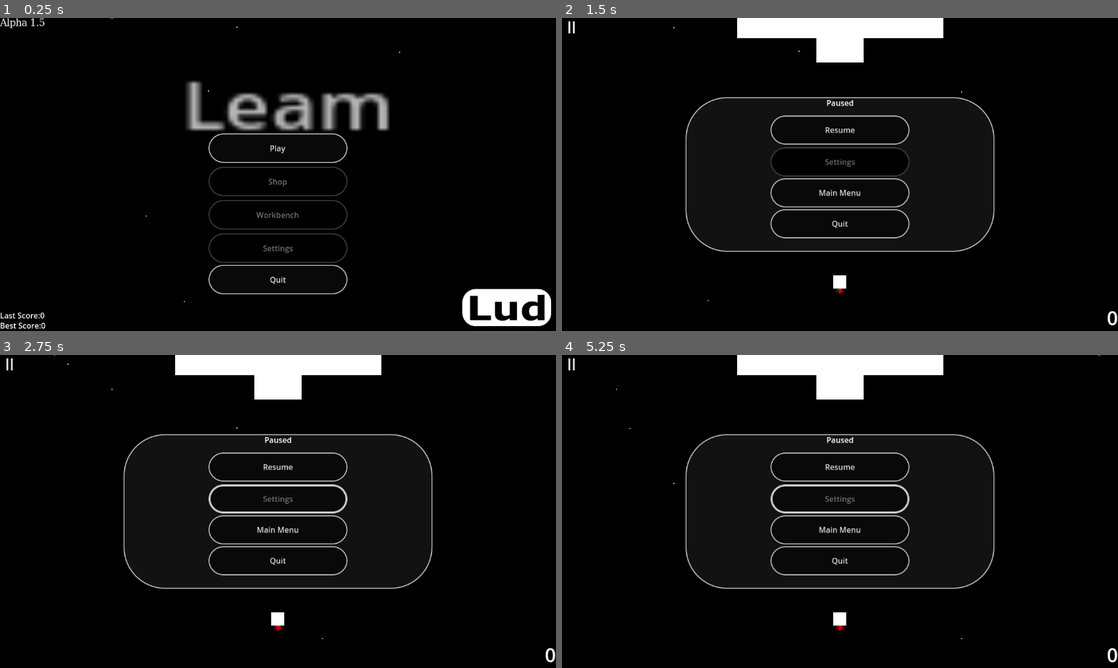
Above: before the commit, frames 1-4 (two rows, left to right).
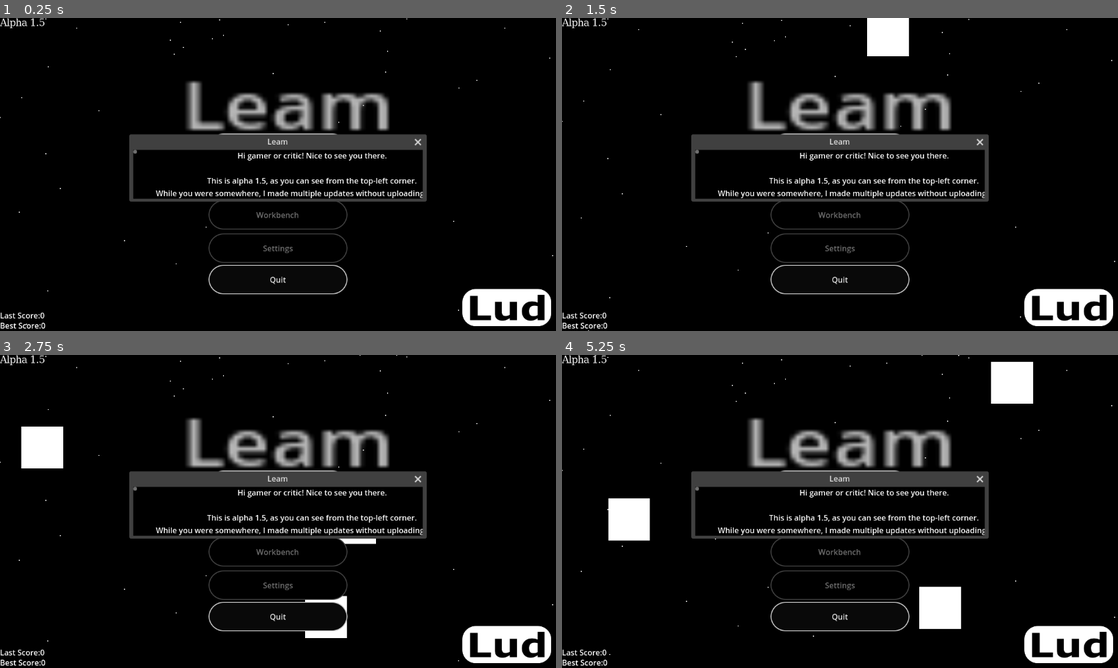
Above: after the commit, the same moments.

Repository: krispysauce098/leam
Game: Godot game, scene res://scenes/game.tscn
The game is run twice, just before and just after one commit, with the same random seed, the same clock (stepped at 60 frames per second) and the same inputs.
Inputs (mouse positions are in pixels of both pictures, inside the frame that each line leads up to):
- Up to frame 1 (0.25 s): no input
- Up to frame 2 (1.5 s): click "Play" at 0.5 s; click (573, 27) at 1.25 s, where only the run before the commit has a clickable "="
- Up to frame 3 (2.75 s): click (278, 486) at 2 s, where only the run after the commit has a clickable "Play"
- Up to frame 4 (5.25 s): hold Right (move-right) 2.78-3.53 s; hold Down (move-down) 3.53-4.28 s; hold Right (move-right) 4.28-5.03 s; hold Up (move-up) from 5.03 s (still down)

The runs differ from the first frame. In frame 1, 4.7% of the frame differs, in the area x 0-100%, y 0-98%; in frame 2, 14%; in frame 3, 16%; in frame 4, 17%, in the area x 0-100%, y 0-100%.

Commit message:
Final 1.5

Diff:
--- a/scenes/asteroid.tscn
+++ b/scenes/asteroid.tscn
@@ -1,6 +1,7 @@
-[gd_scene load_steps=4 format=3 uid="uid://61xv3x7of50a"]
+[gd_scene load_steps=5 format=3 uid="uid://61xv3x7of50a"]
 
 [ext_resource type="Script" path="res://scripts/asteroid.gd" id="1_ujdbn"]
+[ext_resource type="Texture2D" uid="uid://b7p1yan278t25" path="res://assets/textures/easterbunnyeggys/bossy.png" id="2_0vsw7"]
 
 [sub_resource type="CanvasTexture" id="CanvasTexture_meslj"]
 
@@ -25,4 +26,10 @@
 position = Vector2(-4.76837e-07, -7.15256e-07)
 scale = Vector2(6.54897, 6.54897)
 
+[node name="Sprite2" type="Sprite2D" parent="."]
+visible = false
+position = Vector2(0, 6)
+scale = Vector2(1.42177, 1.42177)
+texture = ExtResource("2_0vsw7")
+
 [connection signal="screen_exited" from="Notifier" to="." method="_on_notifier_screen_exited"]
--- a/scenes/game.tscn
+++ b/scenes/game.tscn
@@ -1,16 +1,18 @@
-[gd_scene load_steps=16 format=3 uid="uid://bus7uxnallepi"]
+[gd_scene load_steps=17 format=3 uid="uid://bus7uxnallepi"]
 
 [ext_resource type="Script" path="res://scripts/main.gd" id="1_2362y"]
 [ext_resource type="PackedScene" uid="uid://ci4crteo4oo8f" path="res://scenes/fox_43.tscn" id="2_lhrow"]
 [ext_resource type="PackedScene" uid="uid://cak16c1nl07jn" path="res://scenes/player.tscn" id="3_855v3"]
 [ext_resource type="Script" path="res://scripts/f43mt.gd" id="4_s1edv"]
 [ext_resource type="PackedScene" uid="uid://cgdxocgnnbf1v" path="res://scenes/hud.tscn" id="5_eiod0"]
+[ext_resource type="AudioStream" uid="uid://dm0cj1miidohj" path="res://sounds/laser.wav" id="5_hrdlc"]
 [ext_resource type="PackedScene" uid="uid://blfgm1mr560o6" path="res://scenes/hud2.tscn" id="6_d4mlq"]
 [ext_resource type="AudioStream" uid="uid://cnv10fsuxl3kq" path="res://sounds/playercrushed.wav" id="6_hijle"]
 [ext_resource type="PackedScene" uid="uid://61xv3x7of50a" path="res://scenes/asteroid.tscn" id="7_jyr4k"]
 [ext_resource type="AudioStream" uid="uid://qdlymguaulqu" path="res://sounds/blasted.wav" id="7_xud54"]
 [ext_resource type="Shader" uid="uid://chnp7vff54xnu" path="res://shaders/rocketparticle.tres" id="9_aiq70"]
 [ext_resource type="PackedScene" uid="uid://b03vymllo0eva" path="res://scenes/pausemenu.tscn" id="10_vvo28"]
+[ext_resource type="PackedScene" uid="uid://c3m305c0dk8u1" path="res://scenes/welcomepopup.tscn" id="13_1i1wt"]
 
 [sub_resource type="Curve2D" id="Curve2D_t8p54"]
 _data = {
@@ -20,8 +22,6 @@
 
 [sub_resource type="ShaderMaterial" id="ShaderMaterial_mgiaq"]
 shader = ExtResource("9_aiq70")
-
-[sub_resource type="AudioStreamGenerator" id="AudioStreamGenerator_boire"]
 
 [sub_resource type="Gradient" id="Gradient_wcpsu"]
 colors = PackedColorArray(1, 1, 1, 1, 0, 0, 0, 0)
@@ -72,7 +72,7 @@
 [node name="Fox43" parent="." instance=ExtResource("2_lhrow")]
 
 [node name="Blast" type="AudioStreamPlayer" parent="Fox43"]
-stream = SubResource("AudioStreamGenerator_boire")
+stream = ExtResource("5_hrdlc")
 
 [node name="Player" parent="." instance=ExtResource("3_855v3")]
 position = Vector2(576, 547)
@@ -131,14 +131,21 @@
 
 [node name="Stars" type="CPUParticles2D" parent="."]
 position = Vector2(576, 0)
-lifetime = 10.0
-preprocess = 48.65
+amount = 200
+lifetime = 500.0
+preprocess = 500.0
+randomness = 1.0
 emission_shape = 3
 emission_rect_extents = Vector2(600, 1)
 spread = 0.0
-gravity = Vector2(0, 20)
+gravity = Vector2(0, 0.1)
 scale_amount_min = 2.0
 scale_amount_max = 2.0
+
+[node name="HFTP" parent="." instance=ExtResource("13_1i1wt")]
+size = Vector2i(600, 101)
+wrap_controls = false
+popup_window = true
 
 [connection signal="area_entered" from="Fox43" to="." method="_on_fox_43_area_entered"]
 [connection signal="body_entered" from="Fox43" to="." method="_on_fox_43_body_entered"]
@@ -155,3 +162,4 @@
 [connection signal="menu_press" from="UI/HUD/PauseMenu" to="." method="_on_menu_press"]
 [connection signal="quit_press" from="UI/HUD/PauseMenu" to="." method="_on_pause_menu_quit_press"]
 [connection signal="resume_press" from="UI/HUD/PauseMenu" to="UI/HUD" method="_on_pause_menu_resume_press"]
+[connection signal="close_requested" from="HFTP" to="." method="_on_hftp_close_requested"]
--- a/scenes/hud2.tscn
+++ b/scenes/hud2.tscn
@@ -26,14 +26,16 @@
 anchor_top = 1.0
 anchor_right = 1.0
 anchor_bottom = 1.0
-offset_left = -317.0
-offset_top = -23.0
+offset_left = -322.0
+offset_top = -171.0
+offset_right = -5.0
 grow_horizontal = 0
 grow_vertical = 0
 theme_override_font_sizes/font_size = 40
 text = "The Wind and the Flowers are as Gay as ?"
 horizontal_alignment = 2
 vertical_alignment = 2
+autowrap_mode = 3
 
 [node name="pause" type="Button" parent="."]
 offset_left = -19.0
--- /dev/null
+++ b/scenes/welcomepopup.tscn
@@ -0,0 +1,30 @@
+[gd_scene format=3 uid="uid://c3m305c0dk8u1"]
+
+[node name="HFTP" type="Window"]
+mode = 2
+title = "Leam"
+initial_position = 1
+size = Vector2i(759, 283)
+wrap_controls = true
+
+[node name="VScrollBar" type="VScrollBar" parent="."]
+offset_right = 8.0
+offset_bottom = 8.0
+page = 2.0
+
+[node name="Label" type="Label" parent="."]
+offset_right = 571.0
+offset_bottom = 101.0
+text = "Hi gamer or critic! Nice to see you there.
+
+This is alpha 1.5, as you can see from the top-left corner.
+While you were somewhere, I made multiple updates without uploading it on itch.io
+I don't have to talk about those, for now.
+
+I tried my best for this update but there are some bugs that I noticed but didn't know how to fix.
+The graphics too are all squares, feel free to blame me. I am bad at drawing.
+I tried to make it look nice with the particles.
+
+Thanks for reading and enjoy this boring game :)
+"
+horizontal_alignment = 1
--- a/scripts/asteroid.gd
+++ b/scripts/asteroid.gd
@@ -2,3 +2,21 @@
 
 func _on_notifier_screen_exited():
 	queue_free()
+
+func _ready():
+	var china: int = 50 #randi_range(1, 110)
+	if china == 50:
+		$Sprite.visible = false
+		$Sprite2.visible = true
+	if china == 69:
+		$Sprite.visible = false
+		$Sprite2.visible = true
+	if china == 110:
+		$Sprite.visible = false
+		$Sprite2.visible = true
+	if china == 10:
+		$Sprite.visible = false
+		$Sprite2.visible = true
+	else:
+		$Sprite.visible = true
+		$Sprite2.visible = false
--- a/scripts/main.gd
+++ b/scripts/main.gd
@@ -70,9 +70,9 @@
 	$RPEmitter.emitting = true
 	$Fox43AttackTimer.start()
 	$Fox43AttackTimer/Fox43ReadyTimer.wait_time = $Fox43AttackTimer.wait_time / 3 / 0.75
-	$Fox43AttackTimer/Fox43ReadyTimer.start()
 	$ScoreTimer.start()
 	$SpawnTimer.wait_time = randf_range(0.5, 1)
+	$Fox43AttackTimer/Fox43ReadyTimer.start
 	print("Fox43AttackTimer started")
 	print("Fox43ReadyTimer started")
 	$Fox43/rady.visible = true
@@ -95,6 +95,7 @@
 	$ScoreTimer.paused = true
 	$SpawnTimer.paused = true
 	$RPEmitter.speed_scale = 0
+	$Stars.speed_scale = 0
 	get_tree().call_group("asteroid", "set_linear_velocity", Vector2(0, 0))
 
 func resume():
@@ -109,6 +110,7 @@
 	$ScoreTimer.paused = false
 	$SpawnTimer.paused = false
 	$RPEmitter.speed_scale = 64
+	$Stars.speed_scale = 1
 	get_tree().call_group("asteroid", "set_linear_velocity", Vector2(0, 435))
 
 func setting_menu():
@@ -144,7 +146,6 @@
 	$Fox43AttackTimer.start()
 	$Fox43AttackTimer/Fox43ReadyTimer.wait_time = $Fox43AttackTimer.wait_time / 3 / 0.75
 	$Fox43AttackTimer/Fox43ReadyTimer.start()
-	$Fox43AttackTimer/Fox43LaserTimer.wait_time = $Fox43AttackTimer.wait_time / 3
 	print("Fox43MoveTimer started")
 	print("Fox43ReadyTimer started")
 	$Fox43/rady.visible = true
@@ -181,6 +182,7 @@
 				$BlastedDebris.emitting = true
 			else:
 				$BlastedDebris.emitting = false
+			$Player/Blasted.playing = true
 			playing = false
 			await get_tree().create_timer(randf_range(1, 1.5)).timeout
 			gameover(1, "Player got blinded by a mini death star")
@@ -209,6 +211,7 @@
 
 	var velocity = Vector2(435.0, 0.0)
 	asteroid.linear_velocity = velocity.rotated(directon)
+
 
 	add_child(asteroid)
 
@@ -249,3 +252,7 @@
 
 func _on_main_menu_quit_press():
 	get_tree().quit()
+
+
+func _on_hftp_close_requested():
+	$HFTP.hide()
Binary file added: assets/textures/easterbunnyeggys/bossy.png
Not shown, added: assets/textures/easterbunnyeggys/bossy.png.import
